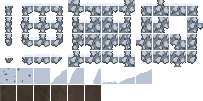
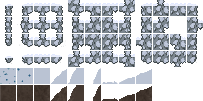
The second (203, 101) image is a revision of the first. Changes to its layers:
painted on "BaseTileset2.png" over [51, 85, 152, 101]
